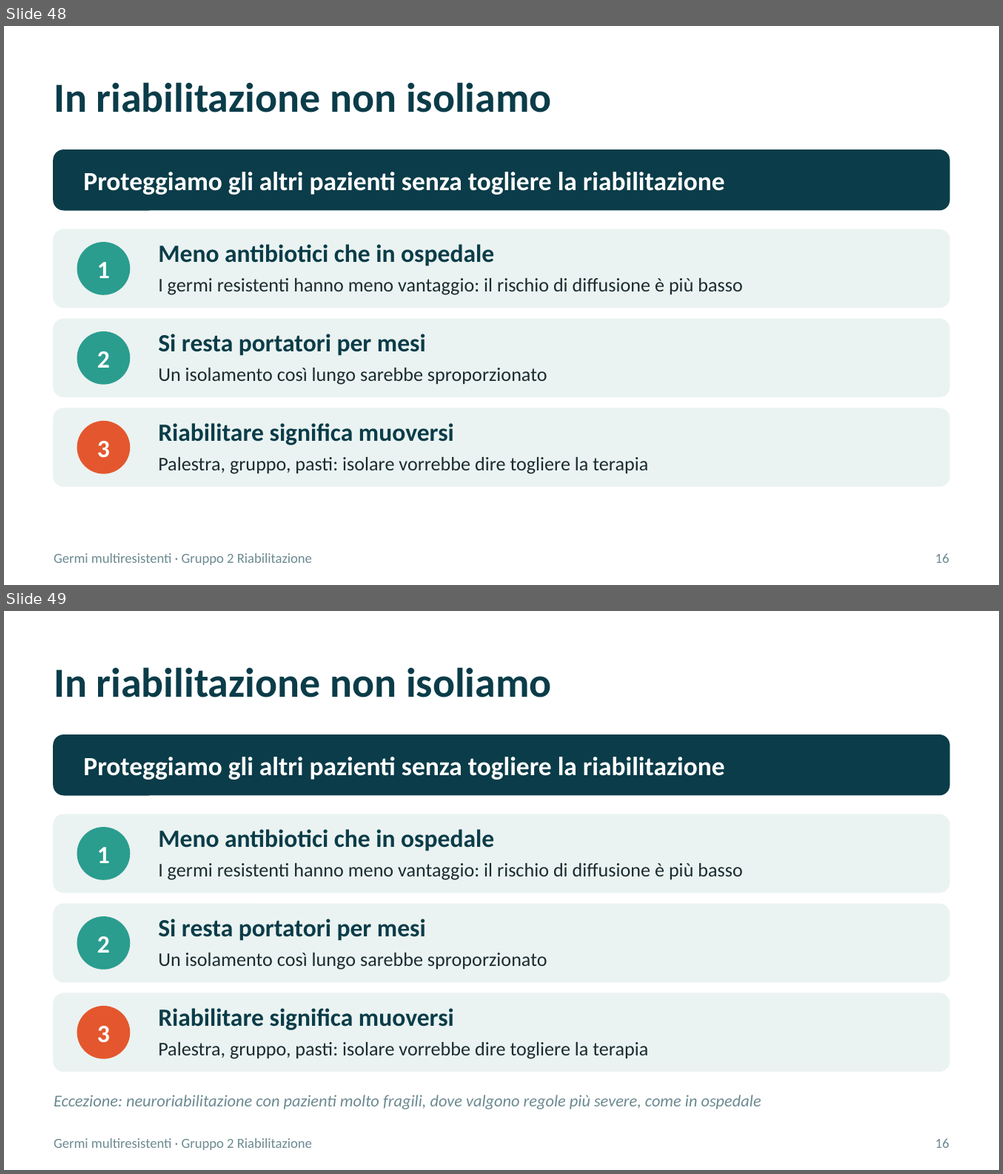
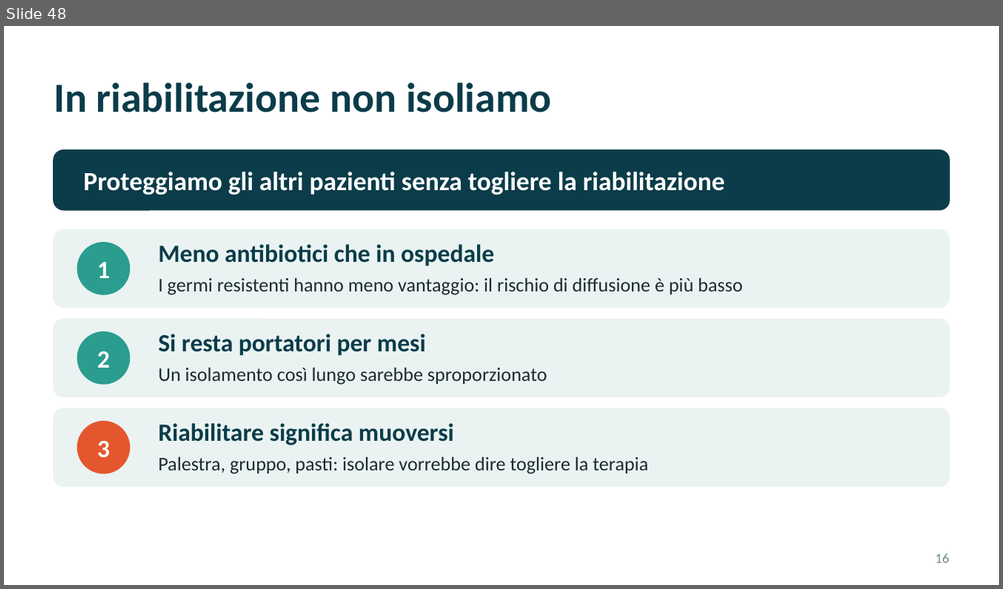
Before and after one commit to theRealCB/04_SSPSS, a slide deck: Situazioni di cura/Multiresistenze/Multiresistenze_Gruppo2_v6.pptx. Shown one above the other, each under a label of ours: slides 48 and 49 before the commit, slide 48 after it. The pictures are 1003x1174 and 1003x589 pixels, drawn with LibreOffice and Linux fonts; fonts in the diff are those of the drawing. Boxes give left, top, right and bottom in pixels: in the first picture for what was removed or moved away, otherwise in the second. Text is boxed around its words. In the diff, an @@ line names an element or a change of style, - is before the commit and + after.

```diff
--- a/Situazioni di cura/Multiresistenze/Multiresistenze_Gruppo2_v6.pptx
+++ b/Situazioni di cura/Multiresistenze/Multiresistenze_Gruppo2_v6.pptx
@@ slide 49 removed at [4,611,999,1170], background #FFFFFF; not listed: 1 template element that a slide beside it also shows @@
@@ title removed at [54,667,552,698] @@
-In riabilitazione non isoliamo
@@ rounded rectangle removed at [54,735,949,795] @@
@@ text removed at [83,757,725,780] @@
-Proteggiamo gli altri pazienti senza togliere la riabilitazione
@@ rounded rectangle removed at [54,815,949,892] @@
@@ ellipse removed at [77,828,129,880] @@
@@ text removed at [158,829,494,851] @@
-Meno antibiotici che in ospedale
@@ text removed at [97,847,110,863] @@
-1
@@ text removed at [158,863,743,880] @@
-I germi resistenti hanno meno vantaggio: il rischio di diffusione è più basso
@@ rounded rectangle removed at [54,904,949,982] @@
@@ ellipse removed at [77,917,129,969] @@
@@ text removed at [158,919,426,941] @@
-Si resta portatori per mesi
@@ text removed at [97,937,110,953] @@
-2
@@ text removed at [158,953,547,970] @@
-Un isolamento così lungo sarebbe sproporzionato
@@ rounded rectangle removed at [54,994,949,1071] @@
@@ ellipse removed at [77,1007,129,1059] @@
@@ text removed at [158,1008,454,1031] @@
-Riabilitare significa muoversi
@@ text removed at [97,1026,110,1043] @@
-3
@@ text removed at [158,1042,648,1059] @@
-Palestra, gruppo, pasti: isolare vorrebbe dire togliere la terapia
@@ text removed at [54,1095,761,1110] @@
-Eccezione: neuroriabilitazione con pazienti molto fragili, dove valgono regole più severe, come in ospedale
@@ text removed at [935,1139,949,1148] @@
-16
@@ slide 48 changed as well @@
@@ text removed at [54,554,312,565] @@
-Germi multiresistenti · Gruppo 2 Riabilitazione
```
Also in this commit, not shown: 79 other slides changed, 1 slide added, 3 other files.
